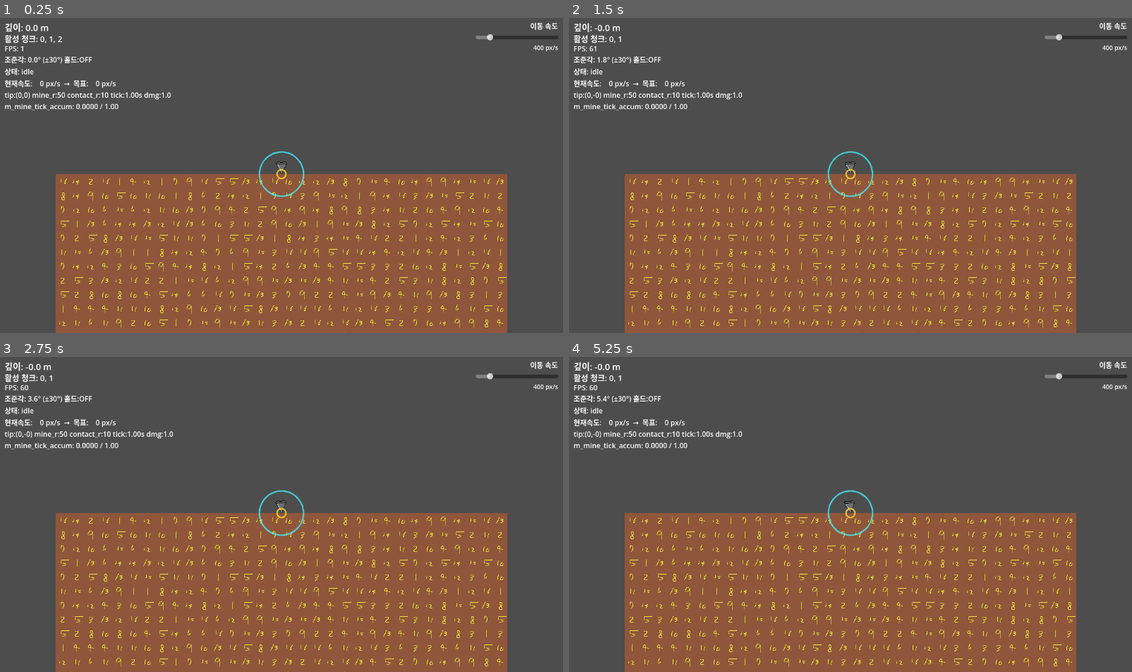
Above: before the commit, frames 1-4 (two rows, left to right).
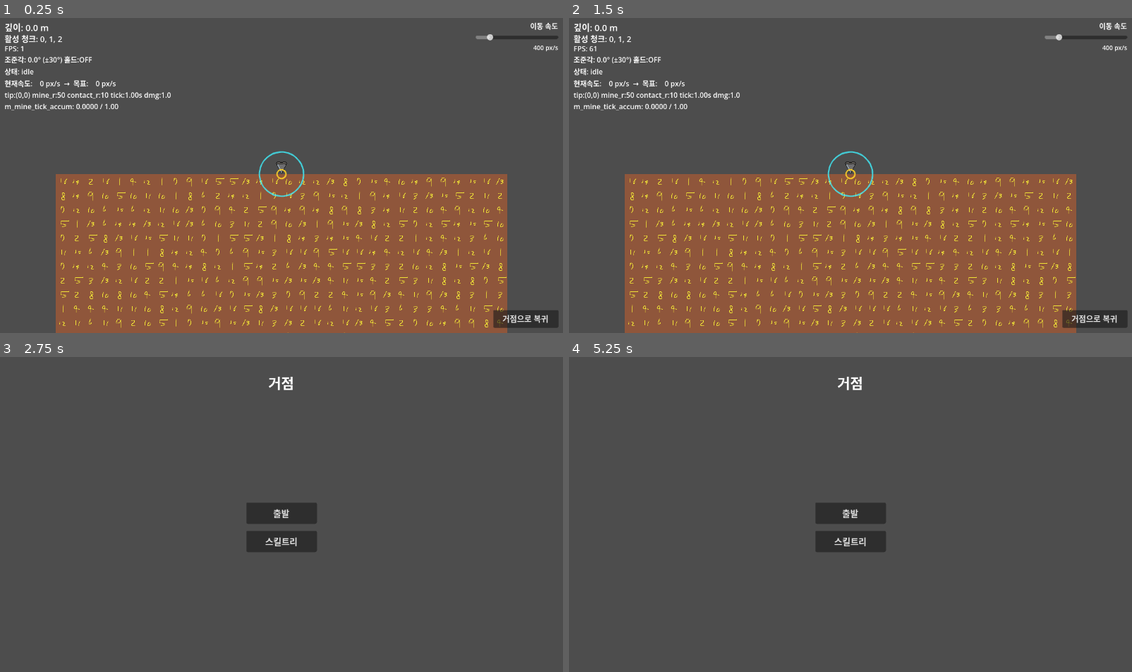
Above: after the commit, the same moments.

Repository: illwsion/Dig-Down-the-Planet
Game: Godot game, scene res://scenes/main/Main.tscn
Same seed, same stepped clock (60 frames per second), same inputs: the game is played once before the commit and once after it.
Inputs (mouse positions are in pixels of both pictures, inside the frame that each line leads up to):
- Up to frame 1 (0.25 s): no input
- Up to frame 2 (1.5 s): click (1092, 320) at 0.5 s, where only the run after the commit has a clickable "거점으로 복귀"; click (850, 175) at 1.25 s, where only the run after the commit has a clickable "출발"
- Up to frame 3 (2.75 s): click (523, 659) at 2 s, where only the run after the commit has a clickable "거점으로 복귀"
- Up to frame 4 (5.25 s): click (850, 542) at 2.75 s, where only the run after the commit has a clickable "스킬트리"; click (1103, 379) at 3.5 s, where only the run after the commit has a clickable "닫기"; click (850, 514) at 4.25 s, where only the run after the commit has a clickable "출발"; click (1092, 659) at 5 s, where only the run after the commit has a clickable "거점으로 복귀"

The runs differ from the first frame. In frame 1, 0.6% of the frame differs, in the area x 87-100%, y 92-99%; in frame 2, 1.0%; in frame 3, 42%; in frame 4, 42%, in the area x 0-100%, y 1-100%.

Commit message:
feat: 스킬테이블 구조 생성

Diff:
--- /dev/null
+++ b/resources/skills/skill_database.csv
@@ -0,0 +1,3 @@
+id,display_name,description,max_level,dollar_cost_base,dollar_cost_growth,ore_id,ore_amount_base,ore_amount_growth,effect_1_stat,effect_1_value,effect_2_stat,effect_2_value,effect_3_stat,effect_3_value,prerequisites,unlocks,pos_x,pos_y
+drill_basic,드릴 기본,드릴을 처음 얻는다.,1,0,0,,0,0,,,,,,,,drill_damage,0,0
+drill_damage,드릴 세기 업그레이드,드릴의 채굴 대미지를 높인다.,3,1,1,,0,0,mine_damage_per_tick,1,,,,,drill_basic,,300,0
--- /dev/null
+++ b/scenes/hub/Hub.gd
@@ -0,0 +1,24 @@
+extends Node2D
+
+@onready var m_start_button: Button = $UILayer/StartButton
+@onready var m_skill_tree_button: Button = $UILayer/SkillTreeButton
+@onready var m_skill_tree_panel: PanelContainer = $UILayer/SkillTreePanel
+@onready var m_close_button: Button = $UILayer/SkillTreePanel/VBox/HeaderBar/CloseButton
+
+
+func _ready() -> void:
+	m_start_button.pressed.connect(_on_start_button_pressed)
+	m_skill_tree_button.pressed.connect(_on_skill_tree_button_pressed)
+	m_close_button.pressed.connect(_on_close_button_pressed)
+
+
+func _on_start_button_pressed() -> void:
+	get_tree().change_scene_to_file("res://scenes/main/Main.tscn")
+
+
+func _on_skill_tree_button_pressed() -> void:
+	m_skill_tree_panel.visible = true
+
+
+func _on_close_button_pressed() -> void:
+	m_skill_tree_panel.visible = false
--- /dev/null
+++ b/scenes/hub/Hub.tscn
@@ -0,0 +1,96 @@
+[gd_scene load_steps=2 format=3 uid="uid://hub_scene"]
+
+[ext_resource type="Script" path="res://scenes/hub/Hub.gd" id="1_hub"]
+
+[node name="Hub" type="Node2D"]
+script = ExtResource("1_hub")
+
+[node name="UILayer" type="CanvasLayer" parent="."]
+
+[node name="TitleLabel" type="Label" parent="UILayer"]
+layout_mode = 1
+anchors_preset = 5
+anchor_left = 0.5
+anchor_top = 0.0
+anchor_right = 0.5
+anchor_bottom = 0.0
+offset_left = -100.0
+offset_top = 40.0
+offset_right = 100.0
+offset_bottom = 80.0
+grow_horizontal = 3
+theme_override_font_sizes/font_size = 32
+text = "거점"
+horizontal_alignment = 1
+
+[node name="StartButton" type="Button" parent="UILayer"]
+layout_mode = 1
+anchors_preset = 8
+anchor_left = 0.5
+anchor_top = 0.5
+anchor_right = 0.5
+anchor_bottom = 0.5
+offset_left = -80.0
+offset_top = -24.0
+offset_right = 80.0
+offset_bottom = 24.0
+grow_horizontal = 3
+grow_vertical = 3
+theme_override_font_sizes/font_size = 20
+text = "출발"
+
+[node name="SkillTreeButton" type="Button" parent="UILayer"]
+layout_mode = 1
+anchors_preset = 8
+anchor_left = 0.5
+anchor_top = 0.5
+anchor_right = 0.5
+anchor_bottom = 0.5
+offset_left = -80.0
+offset_top = 40.0
+offset_right = 80.0
+offset_bottom = 88.0
+grow_horizontal = 3
+grow_vertical = 3
+theme_override_font_sizes/font_size = 20
+text = "스킬트리"
+
+[node name="SkillTreePanel" type="PanelContainer" parent="UILayer"]
+visible = false
+layout_mode = 1
+anchors_preset = 15
+anchor_left = 0.0
+anchor_top = 0.0
+anchor_right = 1.0
+anchor_bottom = 1.0
+offset_left = 40.0
+offset_top = 40.0
+offset_right = -40.0
+offset_bottom = -40.0
+grow_horizontal = 3
+grow_vertical = 3
+
+[node name="VBox" type="VBoxContainer" parent="UILayer/SkillTreePanel"]
+layout_mode = 2
+theme_override_constants/separation = 8
+
+[node name="HeaderBar" type="HBoxContainer" parent="UILayer/SkillTreePanel/VBox"]
+layout_mode = 2
+
+[node name="PanelTitle" type="Label" parent="UILayer/SkillTreePanel/VBox/HeaderBar"]
+layout_mode = 2
+size_flags_horizontal = 3
+theme_override_font_sizes/font_size = 24
+text = "스킬트리"
+
+[node name="CloseButton" type="Button" parent="UILayer/SkillTreePanel/VBox/HeaderBar"]
+layout_mode = 2
+theme_override_font_sizes/font_size = 20
+text = "닫기"
+
+[node name="ContentLabel" type="Label" parent="UILayer/SkillTreePanel/VBox"]
+layout_mode = 2
+theme_override_font_sizes/font_size = 16
+text = "( 스킬트리 구현 예정 )"
+horizontal_alignment = 1
+vertical_alignment = 1
--- a/scenes/main/Main.gd
+++ b/scenes/main/Main.gd
@@ -15,6 +15,7 @@
 @onready var m_aim_label: Label = $UILayer/AimLabel
 @onready var m_speed_slider: HSlider = $UILayer/SpeedPanel/SpeedSlider
 @onready var m_speed_value_label: Label = $UILayer/SpeedPanel/SpeedValueLabel
+@onready var m_return_button: Button = $UILayer/ReturnButton
 
 
 func _ready() -> void:
@@ -23,12 +24,17 @@
 	m_speed_slider.value = DEFAULT_MOVE_SPEED_PX
 	_on_speed_slider_changed(m_speed_slider.value)
 	m_drill.move_speed = m_move_speed_px
+	m_return_button.pressed.connect(_on_return_button_pressed)
 	_update_hud()
 
 
 func _process(_delta: float) -> void:
 	m_drill.move_speed = m_move_speed_px
 	_update_hud()
+
+
+func _on_return_button_pressed() -> void:
+	get_tree().change_scene_to_file("res://scenes/hub/Hub.tscn")
 
 
 func _on_speed_slider_changed(value: float) -> void:
--- a/scenes/main/Main.tscn
+++ b/scenes/main/Main.tscn
@@ -74,3 +74,19 @@
 text = "400 px/s"
 horizontal_alignment = 2
 theme_override_font_sizes/font_size = 14
+
+[node name="ReturnButton" type="Button" parent="UILayer"]
+layout_mode = 1
+anchors_preset = 3
+anchor_left = 1.0
+anchor_top = 1.0
+anchor_right = 1.0
+anchor_bottom = 1.0
+offset_left = -160.0
+offset_top = -52.0
+offset_right = -12.0
+offset_bottom = -12.0
+grow_horizontal = 0
+grow_vertical = 0
+theme_override_font_sizes/font_size = 18
+text = "거점으로 복귀"
--- /dev/null
+++ b/scripts/skills/SkillCost.gd
@@ -0,0 +1,9 @@
+class_name SkillCost
+extends Resource
+
+## 스킬 레벨 하나를 올리는 데 필요한 비용.
+## dollar_cost 는 달러 시스템 구현 전까지 0으로 고정.
+## ore_costs 는 { ore_id: StringName -> amount: int } 형태.
+
+var dollar_cost: int = 0
+var ore_costs: Dictionary = {}
--- /dev/null
+++ b/scripts/skills/SkillDatabase.gd
@@ -0,0 +1,106 @@
+class_name SkillDatabase
+
+## CSV에서 스킬 데이터를 로드해 SkillDef 배열로 반환하는 정적 유틸리티.
+##
+## CSV 컬럼 순서 (0-based):
+##  0  id
+##  1  display_name
+##  2  description
+##  3  max_level
+##  4  dollar_cost_base    (1레벨 달러 비용)
+##  5  dollar_cost_growth  (레벨당 달러 증가량)
+##  6  ore_id              (없으면 빈 문자열)
+##  7  ore_amount_base     (1레벨 광석 비용)
+##  8  ore_amount_growth   (레벨당 광석 증가량)
+##  9  effect_1_stat
+##  10 effect_1_value
+##  11 effect_2_stat
+##  12 effect_2_value
+##  13 effect_3_stat
+##  14 effect_3_value
+##  15 prerequisites       (';' 구분)
+##  16 unlocks             (';' 구분)
+##  17 pos_x
+##  18 pos_y
+##
+## 레벨 N 비용 공식:
+##   dollar  = dollar_cost_base  + dollar_cost_growth  × (N - 1)
+##   ore     = ore_amount_base   + ore_amount_growth   × (N - 1)
+
+const c_CsvPath := "res://resources/skills/skill_database.csv"
+const c_MaxEffects := 3
+const c_TotalColumns := 19
+
+
+static func load_all() -> Array[SkillDef]:
+	var skills: Array[SkillDef] = []
+
+	var file := FileAccess.open(c_CsvPath, FileAccess.READ)
+	if file == null:
+		push_error("SkillDatabase: CSV를 찾을 수 없음 — " + c_CsvPath)
+		return skills
+
+	file.get_csv_line()
+
+	while not file.eof_reached():
+		var row := file.get_csv_line()
+		if row.size() < 2 or row[0].strip_edges().is_empty():
+			continue
+		var skill := _parse_row(row)
+		if skill != null:
+			skills.append(skill)
+
+	return skills
+
+
+static func _parse_row(_row: PackedStringArray) -> SkillDef:
+	if _row.size() < c_TotalColumns:
+		push_warning("SkillDatabase: 컬럼 수 부족 (%d개), 건너뜀 — %s" % [_row.size(), str(_row)])
+		return null
+
+	var skill := SkillDef.new()
+	skill.id           = StringName(_row[0].strip_edges())
+	skill.display_name = _row[1].strip_edges()
+	skill.description  = _row[2].strip_edges()
+	skill.max_level    = int(_row[3].strip_edges())
+	skill.position     = Vector2(float(_row[17].strip_edges()), float(_row[18].strip_edges()))
+
+	var dollarBase   := int(_row[4].strip_edges())
+	var dollarGrowth := int(_row[5].strip_edges())
+	var oreId        := _row[6].strip_edges()
+	var oreBase      := int(_row[7].strip_edges())
+	var oreGrowth    := int(_row[8].strip_edges())
+
+	for level in range(1, skill.max_level + 1):
+		var cost := SkillCost.new()
+		cost.dollar_cost = dollarBase + dollarGrowth * (level - 1)
+		if not oreId.is_empty() and (oreBase + oreGrowth * (level - 1)) > 0:
+			cost.ore_costs[StringName(oreId)] = oreBase + oreGrowth * (level - 1)
+		skill.cost_per_level.append(cost)
+
+	for i in c_MaxEffects:
+		var statCol  := 9 + i * 2
+		var valueCol := 10 + i * 2
+		var statId := _row[statCol].strip_edges()
+		if statId.is_empty():
+			continue
+		var effect := SkillEffect.new()
+		effect.stat_id         = StringName(statId)
+		effect.value_per_level = float(_row[valueCol].strip_edges())
+		skill.effects.append(effect)
+
+	var prereqRaw := _row[15].strip_edges()
+	if not prereqRaw.is_empty():
+		for entry in prereqRaw.split(";"):
+			var trimmed := entry.strip_edges()
+			if not trimmed.is_empty():
+				skill.prerequisites.append(StringName(trimmed))
+
+	var unlocksRaw := _row[16].strip_edges()
+	if not unlocksRaw.is_empty():
+		for entry in unlocksRaw.split(";"):
+			var trimmed := entry.strip_edges()
+			if not trimmed.is_empty():
+				skill.unlocks.append(StringName(trimmed))
+
+	return skill
--- /dev/null
+++ b/scripts/skills/SkillDef.gd
@@ -0,0 +1,27 @@
+class_name SkillDef
+extends Resource
+
+## 스킬 하나의 정의 데이터.
+## CSV에서 파싱되어 생성되며, 런타임에는 읽기 전용으로 사용한다.
+
+var id: StringName
+var display_name: String
+var description: String
+var max_level: int
+
+## 레벨당 비용. CSV의 base + growth 공식으로 계산되어 채워진다.
+## 인덱스 0 = 1레벨 비용, 인덱스 1 = 2레벨 비용, ...
+## 레벨 N 비용 = base + growth × (N - 1)
+var cost_per_level: Array[SkillCost] = []
+
+## 이 스킬이 적용하는 스탯 효과 목록.
+var effects: Array[SkillEffect] = []
+
+## 공개 조건: 이 목록의 모든 스킬이 1레벨 이상이어야 함 (AND 조건).
+var prerequisites: Array[StringName] = []
+
+## 이 스킬을 1레벨 이상 배우면 공개되는 후속 스킬 id 목록.
+var unlocks: Array[StringName] = []
+
+## UI 트리에서 이 노드를 배치할 좌표.
+var position: Vector2 = Vector2.ZERO
--- /dev/null
+++ b/scripts/skills/SkillEffect.gd
@@ -0,0 +1,8 @@
+class_name SkillEffect
+extends Resource
+
+## 스킬 하나가 적용하는 단일 스탯 효과.
+## 최종값 = 기본값 + (value_per_level × current_level)
+
+var stat_id: StringName
+var value_per_level: float
Not shown, added: resources/skills/skill_database.csv.import
Not shown, added: scenes/hub/Hub.gd.uid
Not shown, added: scripts/skills/SkillCost.gd.uid
Not shown, added: scripts/skills/SkillDatabase.gd.uid
Not shown, added: scripts/skills/SkillDef.gd.uid
Not shown, added: scripts/skills/SkillEffect.gd.uid
Not shown, changed: SKILL_TREE_DESIGN.md
